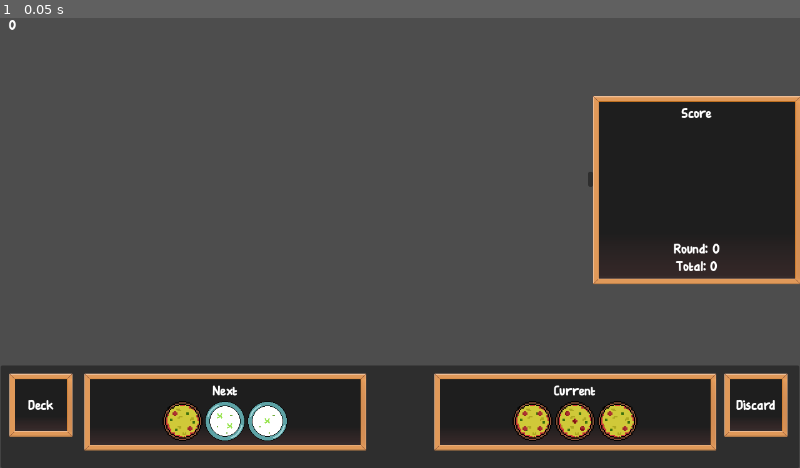
Above: before the commit, frame 1.
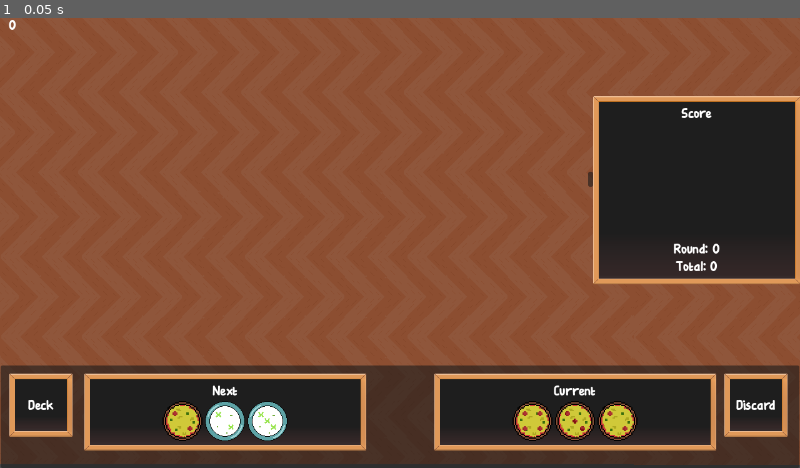
Above: after the commit, the same moment.

Repository: jshorte/dice-diner
Game: Godot game, scene res://Scenes/main.tscn
The game is run twice, just before and just after one commit, with the same random seed, the same clock (stepped at 60 frames per second) and the same inputs.
Inputs:
- Up to frame 1 (0.05 s): no input

The runs differ from the first frame. In frame 1, 73% of the frame differs, in the area x 0-100%, y 0-100%.

Commit message:
Scoring refactor

Diff:
--- a/Animations/garlic_spriteframe.tres
+++ b/Animations/garlic_spriteframe.tres
@@ -1,16 +1,37 @@
-[gd_resource type="SpriteFrames" load_steps=3 format=3 uid="uid://c7sq8auhlshsk"]
+[gd_resource type="SpriteFrames" load_steps=6 format=3 uid="uid://c7sq8auhlshsk"]
 
-[ext_resource type="Texture2D" uid="uid://bbb2e5dal52pj" path="res://Art/Garlic/Garlic1.png" id="1_11w6a"]
-[ext_resource type="Texture2D" uid="uid://dm2f2h3kxcv41" path="res://Art/Garlic/Garlic2.png" id="2_qkhjj"]
+[ext_resource type="Texture2D" uid="uid://dqy8dliyqqant" path="res://Art/Garlic/Garlic.png" id="1_neu71"]
+
+[sub_resource type="AtlasTexture" id="AtlasTexture_11w6a"]
+atlas = ExtResource("1_neu71")
+region = Rect2(0, 0, 64, 64)
+
+[sub_resource type="AtlasTexture" id="AtlasTexture_qkhjj"]
+atlas = ExtResource("1_neu71")
+region = Rect2(64, 0, 64, 64)
+
+[sub_resource type="AtlasTexture" id="AtlasTexture_c8j02"]
+atlas = ExtResource("1_neu71")
+region = Rect2(0, 64, 64, 64)
+
+[sub_resource type="AtlasTexture" id="AtlasTexture_xdjjl"]
+atlas = ExtResource("1_neu71")
+region = Rect2(64, 64, 64, 64)
 
 [resource]
 animations = [{
 "frames": [{
 "duration": 1.0,
-"texture": ExtResource("1_11w6a")
+"texture": SubResource("AtlasTexture_11w6a")
 }, {
 "duration": 1.0,
-"texture": ExtResource("2_qkhjj")
+"texture": SubResource("AtlasTexture_qkhjj")
+}, {
+"duration": 1.0,
+"texture": SubResource("AtlasTexture_c8j02")
+}, {
+"duration": 1.0,
+"texture": SubResource("AtlasTexture_xdjjl")
 }],
 "loop": true,
 "name": &"All",
--- a/Resources/Dice_types/flat_white_dice.tres
+++ b/Resources/Dice_types/flat_white_dice.tres
@@ -28,9 +28,9 @@
 4: 4.0
 })
 flat_quality_multipliers = Dictionary[int, float]({
-0: 1.0,
-1: 2.0,
-2: 3.0,
-3: 4.0,
-4: 5.0
+0: 0.0,
+1: 1.0,
+2: 2.0,
+3: 3.0,
+4: 4.0
 })
--- a/Resources/Dice_types/garlic_dice.tres
+++ b/Resources/Dice_types/garlic_dice.tres
@@ -11,7 +11,7 @@
 base_multiplier = 1.0
 dice_type = 1
 dice_score_type = 2
-prepared_values = Array[int]([1, 2])
+prepared_values = Array[int]([1, 2, 3, 4])
 dice_sprite_animation_path = "res://Animations/garlic_spriteframe.tres"
 base_quality_multipliers = Dictionary[int, float]({
 0: 0.0,
@@ -22,10 +22,10 @@
 })
 multiplier_quality_multipliers = Dictionary[int, float]({
 0: 0.0,
-1: 1.5,
-2: 2.0,
-3: 2.5,
-4: 3.0
+1: 1.0,
+2: 1.0,
+3: 2.0,
+4: 2.0
 })
 flat_quality_multipliers = Dictionary[int, float]({
 0: 1.0,
--- a/Scenes/Dice.tscn
+++ b/Scenes/Dice.tscn
@@ -62,7 +62,7 @@
 physics_material_override = SubResource("PhysicsMaterial_wpqjs")
 continuous_cd = 2
 contact_monitor = true
-max_contacts_reported = 1
+max_contacts_reported = 5
 linear_damp_mode = 1
 linear_damp = 0.25
 script = ExtResource("1_dcpc8")
--- a/Scenes/dice_score_label.gd
+++ b/Scenes/dice_score_label.gd
@@ -25,7 +25,20 @@
 
 	if not initial:
 		quality_label.visible = true
-		quality_label.text = d.get_food_quality()
+		var quality_text := d.get_food_quality()
+		var value_text := ""
+
+		match d._score_type:
+			G_ENUM.ScoreType.BASE:
+				value_text = "(x" + str(d.get_base_quality_multiplier()) + ")"
+			G_ENUM.ScoreType.MULTIPLIER:
+				value_text = "(x" + str(d.get_multiplier_value()) + ")"
+			G_ENUM.ScoreType.FLAT:
+				value_text =  "(+" + str(d.get_flat_value()) + ")"
+			_:
+				value_text = ""
+
+		quality_label.text = quality_text + " " + value_text
 
 		var face_color = Color.BLACK
 
--- a/Scenes/main.tscn
+++ b/Scenes/main.tscn
@@ -1,18 +1,35 @@
-[gd_scene load_steps=7 format=3 uid="uid://c2chpl83qlbgg"]
+[gd_scene load_steps=8 format=3 uid="uid://c2chpl83qlbgg"]
 
 [ext_resource type="Script" uid="uid://dr3k335nwyl6p" path="res://Scripts/main.gd" id="1_8gbba"]
 [ext_resource type="PackedScene" uid="uid://bdu3kdmck2ij3" path="res://Scenes/hud.tscn" id="2_bo1nx"]
 [ext_resource type="Script" uid="uid://dp8trb1b32k15" path="res://Scripts/Managers/deck_manager.gd" id="2_jjvhh"]
 [ext_resource type="Script" uid="uid://cx7jyyuceqadj" path="res://Scripts/Managers/score_manager.gd" id="3_jjvhh"]
+[ext_resource type="Texture2D" uid="uid://bgucgf1fmab6p" path="res://Art/Flooring.png" id="5_kry3j"]
 
 [sub_resource type="RectangleShape2D" id="RectangleShape2D_bo1nx"]
-size = Vector2(1920, 20)
+size = Vector2(1920, 100)
 
 [sub_resource type="RectangleShape2D" id="RectangleShape2D_8gbba"]
-size = Vector2(20, 1080)
+size = Vector2(93, 1080)
 
 [node name="main" type="Node"]
 script = ExtResource("1_8gbba")
+
+[node name="Flooring" type="Sprite2D" parent="."]
+position = Vector2(455, 109)
+texture = ExtResource("5_kry3j")
+
+[node name="Flooring2" type="Sprite2D" parent="."]
+position = Vector2(1568, 110)
+texture = ExtResource("5_kry3j")
+
+[node name="Flooring3" type="Sprite2D" parent="."]
+position = Vector2(461, 500)
+texture = ExtResource("5_kry3j")
+
+[node name="Flooring4" type="Sprite2D" parent="."]
+position = Vector2(1574, 501)
+texture = ExtResource("5_kry3j")
 
 [node name="Managers" type="Node" parent="."]
 
@@ -30,28 +47,28 @@
 position = Vector2(0, -20)
 
 [node name="CollisionShape2D" type="CollisionShape2D" parent="Walls/StaticBody2D"]
-position = Vector2(960, 10)
+position = Vector2(851, -32)
 shape = SubResource("RectangleShape2D_bo1nx")
 
 [node name="StaticBody2D2" type="StaticBody2D" parent="Walls" groups=["Wall"]]
 position = Vector2(0, 721)
 
 [node name="CollisionShape2D" type="CollisionShape2D" parent="Walls/StaticBody2D2"]
-position = Vector2(960, -155)
+position = Vector2(951, -113)
 shape = SubResource("RectangleShape2D_bo1nx")
 
 [node name="StaticBody2D3" type="StaticBody2D" parent="Walls" groups=["Wall"]]
 position = Vector2(0, 20)
 
 [node name="CollisionShape2D" type="CollisionShape2D" parent="Walls/StaticBody2D3"]
-position = Vector2(-10, 520)
+position = Vector2(-46.5, 520)
 shape = SubResource("RectangleShape2D_8gbba")
 
 [node name="StaticBody2D4" type="StaticBody2D" parent="Walls" groups=["Wall"]]
 position = Vector2(1300, 20)
 
 [node name="CollisionShape2D" type="CollisionShape2D" parent="Walls/StaticBody2D4"]
-position = Vector2(-10, 520)
+position = Vector2(26, 518)
 shape = SubResource("RectangleShape2D_8gbba")
 
 [node name="ActiveDice" type="Node2D" parent="."]
--- a/Scripts/Dice/dice.gd
+++ b/Scripts/Dice/dice.gd
@@ -42,6 +42,10 @@
 var calculated_score: int = 0
 var reported_score: int = 0
 var strategy: ScoringStrategy = null
+
+var flat_contributions: Array = []
+var multiplier_contributions: Array = []
+var affected_base_dice: Array = []
 
 var score: int = 0
 var bonus_score: int = 0
@@ -66,6 +70,9 @@
 func _ready() -> void:
 	SignalManager.reset_dice_score.connect(_reset_score)
 	# update_animation_from_values()
+	var particles = $ImpactParticles
+	if particles and particles.process_material:
+		particles.process_material = particles.process_material.duplicate()
 	_arrow = _arrow_scene.instantiate()
 	add_child(_arrow)
 	hide_arrow()
@@ -231,6 +238,9 @@
 	total_multiplier = 1.0
 	reported_score = 0
 	calculated_score = 0
+	flat_contributions.clear()
+	multiplier_contributions.clear()
+	affected_base_dice.clear()
 
 	for entry in collision_log:
 		print("Log Entry:", entry)
@@ -355,6 +365,15 @@
 		particle_material.initial_velocity_min = min_velocity
 		particle_material.initial_velocity_max = max_velocity
 
+	# Set particle color based on dice type
+		match _type:
+			G_ENUM.DiceType.FLATWHITE:
+				particle_material.color = Color(0.4, 0.2, 0.05) # Brown
+			G_ENUM.DiceType.GARLIC:
+				particle_material.color = Color(1, 1, 1) # White
+			_:
+				particle_material.color = Color(1, 1, 0.5) # Default (e.g., yellowish)
+
 	particles.emitting = false # Reset
 	particles.emitting = true
 
@@ -371,32 +390,50 @@
 	else:
 		return _flat_value + _flat_quality_multipliers.get(_face_value, 1)
 
+func get_base_flat_value() -> int:
+	return _flat_value
+
+func get_flat_flat_value() -> int:
+		return _flat_value + _flat_quality_multipliers.get(_face_value, 0)
 
 func get_multiplier_value() -> float:
-	if _is_multiplier_preset:
-		return _multiplier_value
-	else:
-		return _multiplier_value * _multiplier_quality_multipliers.get(_face_value, 1)
-
+	return _multiplier_value * _multiplier_quality_multipliers.get(_face_value, 1)
 
 func get_base_quality_multiplier() -> float:
 	if dice_template.base_quality_multipliers:
 		return _base_quality_multipliers.get(_face_value, 1)
 	return 1.0
 
-
-func get_reported_score() -> float:
+func get_base_reported_score() -> float:
 	print("Reported score: ", score * _base_quality_multipliers.get(_face_value, 1))
 	return score * _base_quality_multipliers.get(_face_value, 1)
 
-
 func get_base_score() -> float:
-	return (score + _flat_value) * _base_quality_multipliers.get(_face_value, 1)
-
-
-func get_calculated_score() -> float:
-	return (score + _flat_value) * _base_quality_multipliers.get(_face_value, 1) * total_multiplier
-
-
-func get_quality_multiplier() -> float:
-	return _base_quality_multipliers.get(_face_value, 1)
+	return (score + get_base_flat_value()) * get_base_quality_multiplier()
+
+func get_base_calculated_score() -> float:
+	return (score + get_flat_value()) * get_base_quality_multiplier() * total_multiplier
+
+func set_flat_contribution(value: Dictionary):
+	if not value.has("dice"):
+		print("Warning: Attempted to set flat contribution with missing 'dice' key, ignoring.")
+		return
+
+	if not value.has("type"):
+		print("Warning: Attempted to set flat contribution with missing 'type' key, ignoring.")
+		return
+
+	if not value.has("contribution"):
+		print("Warning: Attempted to set flat contribution with missing 'contribution' key, ignoring.")
+		return
+
+	flat_contributions.append(value)
+
+
+	flat_contributions.append(value)
+
+func set_multiplier_contribution(value: Dictionary):
+	multiplier_contributions.append(value)
+
+func set_affected_base_dice(value: Dictionary):
+	affected_base_dice.append(value)
--- a/Scripts/Managers/score_manager.gd
+++ b/Scripts/Managers/score_manager.gd
@@ -25,7 +25,6 @@
 func _calculate_score():
 	var round_score: int = 0
 	var dice_scores: Array[Dice] = []
-	print("Calculating score for %d dice" % dice_to_score.size())
 
 	for dice in dice_to_score:
 		if dice.strategy:
--- a/Scripts/Strategies/pizza_dice_scoring_strategy copy.gd
+++ /dev/null
@@ -1,24 +0,0 @@
-class_name PizzaDiceScoringStrategy extends ScoringStrategy
-
-func process_score(dice: Dice) -> void:
-	var collision_log = create_ordered_log(dice)
-
-	for entry in collision_log:
-		var timestamp: int = entry.get("timestamp")
-		var other_dice: Dice = entry.get("other_dice")
-		if other_dice._score_type == G_ENUM.ScoreType.FLAT:
-			dice.set_flat_value(dice.get_flat_value() + other_dice.get_flat_value())
-			other_dice.reported_score += other_dice.get_flat_value() * dice.get_base_quality_multiplier()
-		elif other_dice._score_type == G_ENUM.ScoreType.MULTIPLIER:
-			if other_dice._type == G_ENUM.DiceType.GARLIC:
-				process_garlic_interaction(dice, other_dice)
-			else:
-				dice.total_multiplier *= other_dice.multiplier_value
-				update_multiplier_contribution(dice, other_dice)
-
-			entry["processed"] = true
-			update_other_dice_log(dice, other_dice, timestamp)
-
-	print("Log Review:", collision_log)
-	dice.calculated_score = roundi(dice.get_calculated_score())
-	dice.reported_score = roundi(dice.get_reported_score())
--- a/Scripts/Strategies/pizza_dice_scoring_strategy.gd
+++ b/Scripts/Strategies/pizza_dice_scoring_strategy.gd
@@ -7,17 +7,22 @@
 		var timestamp: int = entry.get("timestamp")
 		var other_dice: Dice = entry.get("other_dice")
 		if other_dice._score_type == G_ENUM.ScoreType.FLAT:
-			dice.set_flat_value(dice.get_flat_value() + other_dice.get_flat_value())
-			other_dice.reported_score += other_dice.get_flat_value() * dice.get_base_quality_multiplier()
+			dice.set_flat_value(dice.get_base_flat_value() + other_dice.get_flat_flat_value())
+			other_dice.set_flat_contribution({
+				"dice": dice,
+				"type": dice._type,
+				"contribution": other_dice.get_flat_flat_value() * dice.get_base_quality_multiplier()
+			})
+			other_dice.reported_score += other_dice.get_flat_flat_value() * dice.get_base_quality_multiplier()
 		elif other_dice._score_type == G_ENUM.ScoreType.MULTIPLIER:
 			if other_dice._type == G_ENUM.DiceType.GARLIC:
 				process_garlic_interaction(dice, other_dice)
 			else:
 				dice.total_multiplier *= other_dice.multiplier_value
-				update_multiplier_contribution(dice, other_dice)
+				update_multiplier_reported_score(dice, other_dice)
 
 			entry["processed"] = true
 			update_other_dice_log(dice, other_dice, timestamp)
 
-	dice.calculated_score = roundi(dice.get_calculated_score())
-	dice.reported_score = roundi(dice.get_reported_score())
+	dice.calculated_score = roundi(dice.get_base_calculated_score())
+	dice.reported_score = roundi(dice.get_base_reported_score())
--- a/Scripts/Strategies/scoring_strategy.gd
+++ b/Scripts/Strategies/scoring_strategy.gd
@@ -45,18 +45,20 @@
 		if entry.get("other_dice") == dice:
 			if not entry.get("processed", false) and not found_unprocessed:
 				dice.total_multiplier *= garlic_dice.get_multiplier_value()
-				update_multiplier_contribution(dice, garlic_dice)
-				print("Applied garlic: ", garlic_dice, " to dice: ", dice)
-				print("Current garlic logs:", garlic_dice.collision_log)
+				update_multiplier_reported_score(dice, garlic_dice)
 				found_unprocessed = true
-			# Set all entries as processed
+
 			entry["processed"] = true
 
 	for entry in dice.collision_log:
 		if entry.get("other_dice") == garlic_dice:
 			entry["processed"] = true
 
-func update_multiplier_contribution(base_dice: Dice, multiplier_dice: Dice):
-	var base_score = (base_dice.score + base_dice.get_flat_value()) * base_dice._base_quality_multipliers.get(base_dice._face_value, 1)
-	var multiplier_contribution = base_score * multiplier_dice.get_multiplier_value() - base_score
-	multiplier_dice.reported_score += multiplier_contribution
+func get_multiplier_contribution(base_dice: Dice, multiplier_dice: Dice) -> float:
+	return base_dice.get_base_score() * multiplier_dice.get_multiplier_value() - base_dice.get_base_score()
+
+func update_flat_reported_score(base_dice: Dice, flat_dice: Dice):
+	flat_dice.reported_score = flat_dice.get_flat_flat_value() * base_dice.get_base_quality_multiplier()
+
+func update_multiplier_reported_score(base_dice: Dice, multiplier_dice: Dice):
+	multiplier_dice.reported_score += get_multiplier_contribution(base_dice, multiplier_dice)
--- a/Scripts/main.gd
+++ b/Scripts/main.gd
@@ -103,7 +103,6 @@
 
 func _on_dice_finished_moving():
 	_stationary_dice_count += 1
-	print("Stationary dice count: ", _stationary_dice_count, "/", _total_dice_in_play)
 
 	if _stationary_dice_count == _total_dice_in_play:
 		set_phase_state(G_ENUM.PhaseState.SCORE)
--- a/project.godot
+++ b/project.godot
@@ -31,7 +31,7 @@
 
 [editor_plugins]
 
-enabled=PackedStringArray("res://addons/gut/plugin.cfg", "res://addons/nklbdev.aseprite_importers/plugin.cfg")
+enabled=PackedStringArray("res://addons/nklbdev.aseprite_importers/plugin.cfg")
 
 [global_group]
 
@@ -39,4 +39,5 @@
 
 [physics]
 
+common/physics_ticks_per_second=120
 2d/default_gravity=0.0
Binary file added: Art/Garlic/Garlic.aseprite
Not shown, added: Art/Garlic/Garlic.aseprite.import
Binary file added: Art/Garlic/Garlic.png
Not shown, changed: Art/Garlic/Garlic.png.import
Not shown, changed: Art/Padlock.aseprite.import
Not shown: 2 places in Scenes/Dice.tscn that only renumber resources
Not shown, removed: Scripts/Strategies/pizza_dice_scoring_strategy copy.gd.uid
